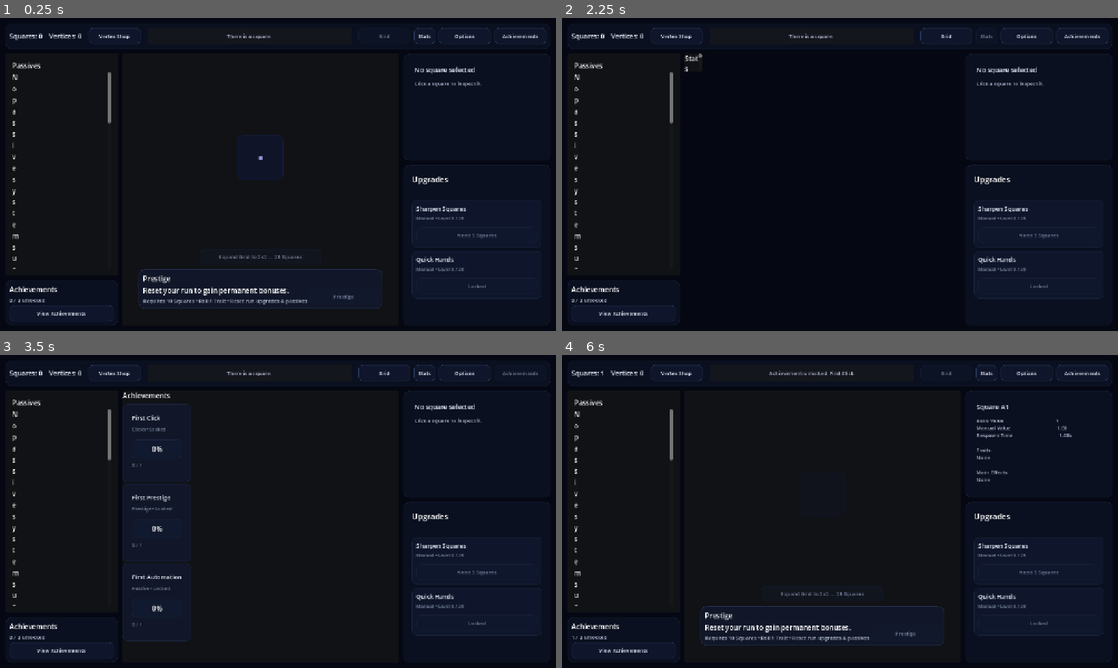
Above: before the commit, frames 1-4 (two rows, left to right).
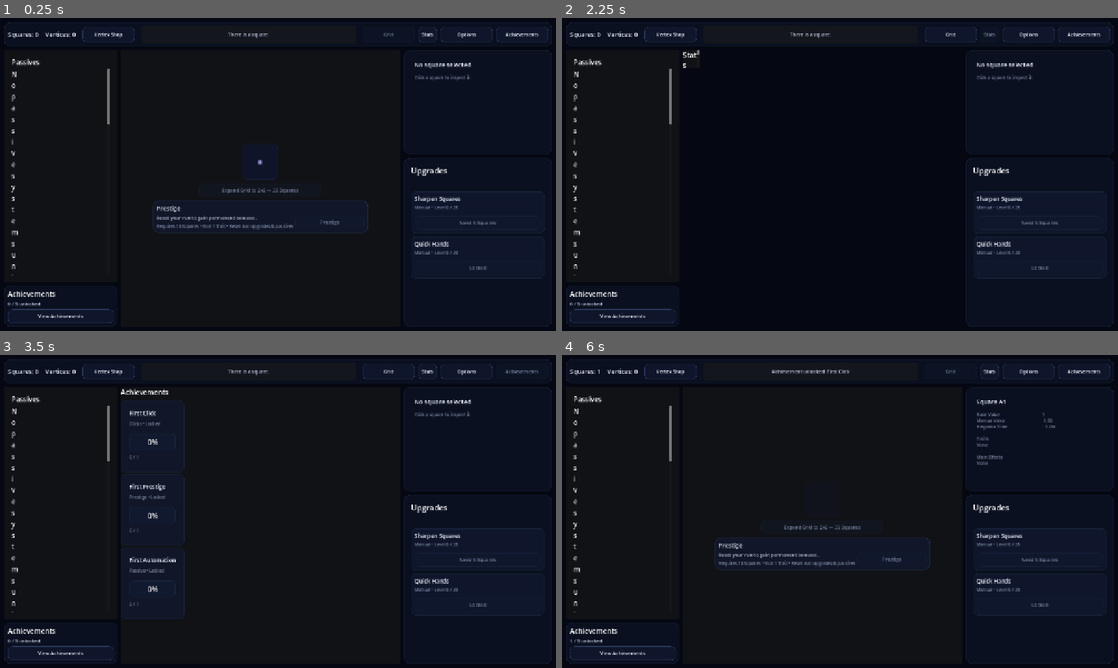
Above: after the commit, the same moments.

Repository: franciscoCapa27/Squared_2
Game: Godot game, scene res://scenes/main/Main.tscn
The game is run twice, just before and just after one commit, with the same random seed, the same clock (stepped at 60 frames per second) and the same inputs.
Inputs:
- Up to frame 1 (0.25 s): no input
- Up to frame 2 (2.25 s): click "Vertex Shop" at 0.5 s; click "Grid" at 1.25 s; click "Stats" at 2 s
- Up to frame 3 (3.5 s): click "Achievements" at 2.75 s
- Up to frame 4 (6 s): click "View Achievements" at 3.5 s; click "Vertex Shop" at 4.25 s; click "Grid" at 5 s; click "■" at 5.75 s

The runs differ from the first frame. In frame 1, 5.1% of the frame differs, in the area x 0-100%, y 1-99%; in frame 2, 3.2%; in frame 3, 4.2%; in frame 4, 5.2%.

Commit message:
Compact typography and responsive grid fit

Diff:
--- a/squared-2/data/themes/void_dark.tres
+++ b/squared-2/data/themes/void_dark.tres
@@ -12,21 +12,23 @@
 border = Color(0.17254902, 0.22745098, 0.37254903, 0.6)
 border_soft = Color(0.11764706, 0.16078432, 0.27450982, 0.33333334)
 border_strong = Color(0.54509807, 0.4862745, 1, 0.6666667)
-panel_corner_radius = 14
-card_corner_radius = 10
-button_corner_radius = 10
-screen_margin = 12
-panel_gap = 10
-section_gap = 10
+panel_corner_radius = 12
+card_corner_radius = 9
+button_corner_radius = 9
+screen_margin = 10
+panel_gap = 8
+section_gap = 8
 card_gap = 6
-inner_margin = 10
-grid_gap = 10
-prestige_gap = 16
-font_size_resource = 15
-font_size_page_title = 17
-font_size_body = 12
-font_size_detail = 11
-font_size_button = 12
-font_size_tiny = 9
-compact_text_scale = 0.86
+inner_margin = 8
+grid_gap = 8
+prestige_gap = 12
+font_size_resource = 14
+font_size_page_title = 16
+font_size_panel_title = 14
+font_size_card_title = 13
+font_size_body = 11
+font_size_detail = 10
+font_size_button = 11
+font_size_tiny = 8
+compact_text_scale = 0.84
 metadata/_custom_type_script = "uid://cvatw78wn0lcx"
--- a/squared-2/scenes/main/Main.tscn
+++ b/squared-2/scenes/main/Main.tscn
@@ -252,7 +252,6 @@
 
 [node name="GridArea" type="CenterContainer" parent="RootMargin/MainVBox/BodyHBox/CenterPageRoot/GridPage/GridCenter/GridVBox" unique_id=391020136]
 unique_name_in_owner = true
-custom_minimum_size = Vector2(0, 400)
 layout_mode = 2
 size_flags_vertical = 3
 
@@ -288,10 +287,12 @@
 layout_mode = 2
 
 [node name="PrestigeTitle" type="Label" parent="RootMargin/MainVBox/BodyHBox/CenterPageRoot/GridPage/GridCenter/GridVBox/PrestigePanel/PrestigeMargin/PrestigeHBox/PrestigeTextVBox" unique_id=118207868]
+unique_name_in_owner = true
 layout_mode = 2
 text = "Prestige"
 
 [node name="PrestigeDescription" type="Label" parent="RootMargin/MainVBox/BodyHBox/CenterPageRoot/GridPage/GridCenter/GridVBox/PrestigePanel/PrestigeMargin/PrestigeHBox/PrestigeTextVBox" unique_id=1988103486]
+unique_name_in_owner = true
 layout_mode = 2
 text = "Reset your run to gain permanent bonuses."
 
--- a/squared-2/scenes/ui/PassiveGeneratorCard.tscn
+++ b/squared-2/scenes/ui/PassiveGeneratorCard.tscn
@@ -22,6 +22,7 @@
 [node name="TitleLabel" type="Label" parent="CardMargin/CardVBox" unique_id=1992256305]
 unique_name_in_owner = true
 layout_mode = 2
+clip_text = true
 
 [node name="StatusLabel" type="RichTextLabel" parent="CardMargin/CardVBox" unique_id=349251385]
 unique_name_in_owner = true
--- a/squared-2/scripts/main/main.gd
+++ b/squared-2/scripts/main/main.gd
@@ -4,6 +4,8 @@
 @onready var vertices_label: Label = %VerticesLabel
 @onready var prestige_label: Label = %PrestigeLabel
 @onready var prestige_button: Button = %PrestigeButton
+@onready var prestige_title: Label = %PrestigeTitle
+@onready var prestige_description: Label = %PrestigeDescription
 @onready var story_label: Label = %StoryLabel
 
 @onready var grid_tab_button: Button = %GridTabButton
@@ -84,7 +86,9 @@
 	ThemeTextHelper.apply_resource_label(vertices_label)
 	ThemeTextHelper.apply_detail_label(prestige_label)
 	ThemeTextHelper.apply_body_label(story_label)
-	ThemeTextHelper.apply_body_label(prestige_details)
+	ThemeTextHelper.apply_panel_title(prestige_title)
+	ThemeTextHelper.apply_body_label(prestige_description)
+	ThemeTextHelper.apply_detail_label(prestige_details)
 	ThemeTextHelper.apply_body_label(achievement_summary_label)
 
 
--- a/squared-2/scripts/squares/square_button.gd
+++ b/squared-2/scripts/squares/square_button.gd
@@ -91,15 +91,15 @@
 	_apply_square_visuals()
 
 func apply_responsive_visual_size(square_size: float) -> void:
-	if square_size < 24.0:
+	if square_size < 28.0:
 		text = ""
 		add_theme_font_size_override("font_size", ThemeSystem.get_font_size("tiny"))
-	elif square_size < 48.0:
+	elif square_size < 52.0:
 		text = ""
 		add_theme_font_size_override("font_size", ThemeSystem.get_font_size("tiny"))
 	elif square_size < 72.0:
 		text = "■"
-		add_theme_font_size_override("font_size", ThemeSystem.get_font_size("detail"))
+		add_theme_font_size_override("font_size", ThemeSystem.get_font_size("tiny"))
 	else:
 		text = "■"
-		add_theme_font_size_override("font_size", ThemeSystem.get_font_size("body"))
+		add_theme_font_size_override("font_size", ThemeSystem.get_font_size("detail"))
--- a/squared-2/scripts/ui/grid_page.gd
+++ b/squared-2/scripts/ui/grid_page.gd
@@ -4,11 +4,11 @@
 signal square_selected(square_id: String)
 signal grid_upgrade_requested()
 
-const MAX_GRID_AREA_SIZE := 520.0
-const MIN_SQUARE_SIZE := 12.0
-const MAX_SQUARE_SIZE := 104.0
-const MIN_GRID_GAP := 2
-const MAX_GRID_GAP := 14
+const MAX_GRID_AREA_SIZE := 430.0
+const MIN_SQUARE_SIZE := 8.0
+const MAX_SQUARE_SIZE := 82.0
+const MIN_GRID_GAP := 1
+const MAX_GRID_GAP := 10
 
 @onready var grid_root: GridContainer = %GridRoot
 @onready var upgrade_grid_button: Button = %UpgradeGridButton
@@ -59,6 +59,13 @@
 
 	square_size = clamp(square_size, MIN_SQUARE_SIZE, MAX_SQUARE_SIZE)
 
+	var final_grid_pixel_size: float = square_size * float(grid_size) + total_gap_size
+
+	grid_root.custom_minimum_size = Vector2(
+		final_grid_pixel_size,
+		final_grid_pixel_size
+	)
+
 	grid_root.add_theme_constant_override("h_separation", gap)
 	grid_root.add_theme_constant_override("v_separation", gap)
 
@@ -68,19 +75,23 @@
 		if square_button == null:
 			continue
 
-		square_button.custom_minimum_size = Vector2(square_size, square_size)
-		square_button.size = Vector2(square_size, square_size)
+		var button_size := Vector2(square_size, square_size)
+		square_button.custom_minimum_size = button_size
+		square_button.size = button_size
 		square_button.apply_responsive_visual_size(square_size)
 
 func _calculate_grid_gap(grid_size: int) -> int:
-	if grid_size <= 3:
-		return MAX_GRID_GAP
+	if grid_size <= 2:
+		return 10
+
+	if grid_size <= 4:
+		return 8
 
 	if grid_size <= 6:
-		return 8
+		return 6
 
 	if grid_size <= 12:
-		return 4
+		return 3
 
 	return MIN_GRID_GAP
 
@@ -113,6 +124,7 @@
 		square_buttons_by_id[square_data.id] = square_button
 
 	_apply_grid_sizing()
+	call_deferred("_apply_grid_sizing")
 	_refresh_upgrade_button()
 
 func refresh_buttons() -> void:
--- a/squared-2/scripts/ui/passive_generator_card.gd
+++ b/squared-2/scripts/ui/passive_generator_card.gd
@@ -20,7 +20,7 @@
 	add_theme_stylebox_override("panel", ThemeSystem.make_card_style())
 
 	ThemeTextHelper.apply_primary_label(title_label)
-	ThemeTextHelper.apply_secondary_rich_text(status_label)
+	ThemeTextHelper.apply_detail_rich_text(status_label)
 	ThemeButtonHelper.apply_button_theme(upgrade_button)
 
 
--- a/squared-2/scripts/ui/run_upgrade_card.gd
+++ b/squared-2/scripts/ui/run_upgrade_card.gd
@@ -23,10 +23,10 @@
 
 	ThemeTextHelper.apply_card_title(title_label)
 	ThemeTextHelper.apply_detail_label(category_level_label)
-	ThemeTextHelper.apply_body_rich_text(description_label)
+	ThemeTextHelper.apply_detail_rich_text(description_label)
 	ThemeTextHelper.apply_detail_rich_text(detail_label)
+	ThemeButtonHelper.apply_button_theme(buy_button)
 
-	ThemeButtonHelper.apply_button_theme(buy_button)
 
 
 func _on_theme_changed() -> void:
--- a/squared-2/scripts/ui/square_details_panel.gd
+++ b/squared-2/scripts/ui/square_details_panel.gd
@@ -18,9 +18,12 @@
 
 	ThemeLayoutHelper.apply_margin(side_margin, "inner_margin")
 	ThemeLayoutHelper.apply_box_separation(side_v_box, "section_gap")
-
-	ThemeTextHelper.apply_panel_title(selected_square_title)
-	ThemeTextHelper.apply_body_rich_text(selected_square_details)
+	ThemeTextHelper.apply_auto_shrinking_title(
+		selected_square_title,
+		selected_square_title.text,
+		"panel_title"
+	)
+	ThemeTextHelper.apply_detail_rich_text(selected_square_details)
 
 
 func _on_theme_changed() -> void:
